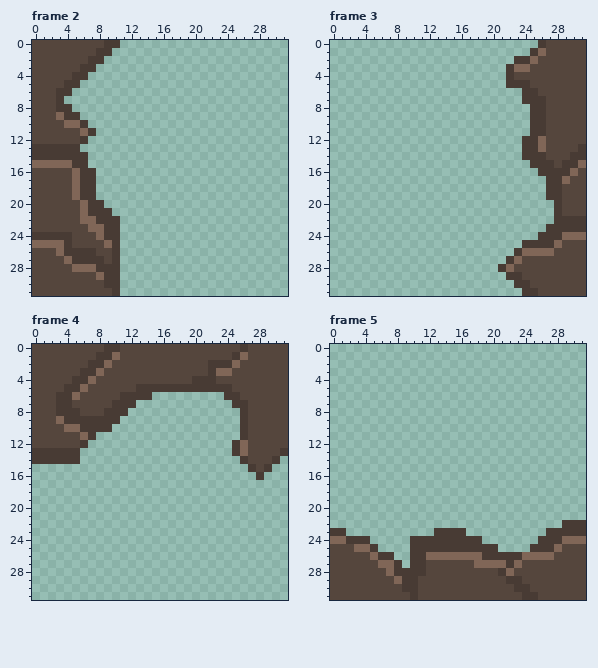
Pixel-art file: Document/Map/Back_Map5_M.aseprite. The picture above was drawn from the file before the commit.
32x32 pixels, 14 frames. Shown: frame 2, frame 3, frame 4, frame 5. The commit also changed other frames, which this record leaves out.
Now the later version:
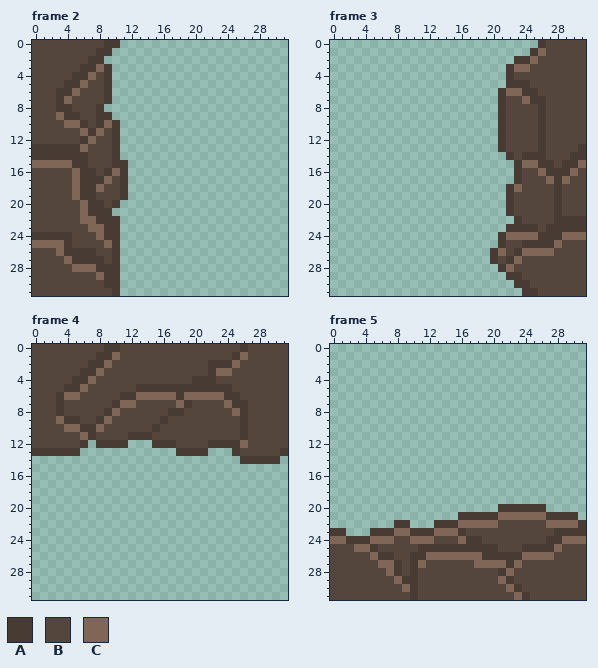
Palette (. is transparent): A #483b34  B #55463d  C #806657
Edits made:
--- frame 2
@@ x 2..13 @@
  2 BBBBBAA.....
- 3 BBBBAA......
- 4 BBBAA.......
- 5 BBAA........
- 6 BAA.........
- 7 BA..........
- 8 BAA.........
- 9 BCAA........
-10 BBCCA.......
-11 BBBBCA......
-12 BBBBA.......
-13 AAAA........
-14 AAAAA.......
-15 CCCAA.......
-16 BBBCAA......
-17 BBBCAA......
-18 BBBCAA......
-19 BBBCAA......
-20 BBBBCAA.....
+ 3 BBBBAACA....
+ 4 BBBAACBA....
+ 5 BBAACBBA....
+ 6 BAACBBBA....
+ 7 BACBBBBA....
+ 8 BAABBBA.....
+ 9 BCAABBAA....
+10 BBCCABACA...
+11 BBBBCACBA...
+12 BBBBACBBA...
+13 AAAACBBBA...
+14 AAAAABBBA...
+15 CCCAABBBAA..
+16 BBBCAABACA..
+17 BBBCAAACBA..
+18 BBBCAACBBA..
+19 BBBCAABBBA..
+20 BBBBCAABA...
 21 BBBBCAAA....
--- frame 3
@@ x 18..29 @@
  5 ....AAABBBBB
- 6 ......AABBBB
- 7 ......AAABBB
- 8 .......AABBB
- 9 .......AABBB
-10 .......AABBB
-11 .......AABBB
-12 ......AACBBB
-13 ......AACBBB
-14 ......AAABBB
-15 .......AAABA
-16 ........AAAA
-17 .........AAC
-18 .........AAB
-19 .........AAB
-20 ..........AB
-21 ..........AB
-22 ..........AA
-23 .........AAA
-24 ........AAAC
-25 ......AAAACB
-26 .....ACCCCBB
-27 ....ACBBBBBB
+ 6 ...ACCAABBBB
+ 7 ...ABBCAABBB
+ 8 ...ABBBBABBB
+ 9 ...ABBBBABBB
+10 ...ABBBBABBB
+11 ...ABBBBABBB
+12 ...ABBBBABBB
+13 ...ABBBBABBB
+14 ....ABAAABBB
+15 .....ACCAABA
+16 .....ABBCAAA
+17 .....ABBBCAC
+18 ....ACBBBBAB
+19 ....ABBBBBAB
+20 ....ABBBBBAB
+21 ....ABBBBBAB
+22 .....ABBBBAA
+23 ....AAAABAAA
+24 ...ACCCCAAAC
+25 ...ABBAAAACB
+26 ..ACBACCCCBB
+27 ..ABACBBBBBB
 28 ...ACBBBBBBB
--- frame 4
@@ x 0..31 @@
  5 BBBBAACBBBBBBAAAAAAAAAAAABBBBBBB
- 6 BBBAACBBBBBAAAA.........AABBBBBB
- 7 BBBAABBBBBAAA............AABBBBB
- 8 BBBAAABBBAAA..............ABBBBB
- 9 BBBCAAAAAAA...............ABBBBB
-10 BBBBCCAAAA................ABBBBB
-11 BBBBBBCA..................ABBBBB
-12 BBBBBBA..................ACBBBBB
-13 AAAAAA...................ACBBBBA
-14 AAAAAA....................ABBBA.
-15 ...........................ABA..
-16 ............................A...
+ 6 BBBACCBBBBBAACCCCCACCCCCAABBBBBB
+ 7 BBBABBBBBBACCBBBBBCABBBBCAABBBBB
+ 8 BBBABBBBBACBBBBBBAABBBBBBCABBBBB
+ 9 BBBCAABBACBBBBBBABBBBBBBBBABBBBB
+10 BBBBCCAACBBBBBBABBBBBBBBBBABBBBB
+11 BBBBBBCABBBBAAABBBBBBBBBBBABBBBB
+12 BBBBBBA.AAAA...AAABBBBAAAACBBBBB
+13 AAAAAA............AAAA...ABBBBBA
+14 ..........................AAAAA.
+15 ................................
+16 ................................
 17 ................................
--- frame 5
@@ x 0..31 @@
 19 ................................
-20 ................................
-21 ................................
-22 .............................AAA
-23 AA...........AAAA..........AAAAA
-24 CCAAA.....AAAAAAAAA.......AAACCC
-25 BBBCCA....AAAAAAAAAAA....AAACBBB
-26 BBBBBCAA..AACCCCCCCAAAAACCCCBBBB
-27 BBBBBBCCA.AABBBBBBCCCCACBBBBBBBB
-28 BBBBBBBCAAAABBBBBBBBBACBBBBBBBBB
-29 BBBBBBBBCAABBBBBBBBBBBAABBBBBBBB
-30 BBBBBBBBBAABBBBBBBBBBBBAABBBBBBB
-31 BBBBBBBBBBABBBBBBBBBBBBBAABBBBBB
+20 .....................AAAAAA.....
+21 ................AAAAACCCCCCAAAA.
+22 ........AA...AAACCCCCBBBBBBCCCCA
+23 AA...AAACCAAACCCABBBBBBBBBBBAAAA
+24 CCAAACCCBBCCCBBBCAABBBBBBBBAACCC
+25 BBBCCABBBBBAAAAAAAAAABBBAAAACBBB
+26 BBBBBCAABBAACCCCCCCAAAAACCCCBBBB
+27 BBBBBBCCABACBBBBBBCCCCACBBBBBBBB
+28 BBBBBBBCABABBBBBBBBBBACBBBBBBBBB
+29 BBBBBBBBCAABBBBBBBBBBCABBBBBBBBB
+30 BBBBBBBBBCABBBBBBBBBBBCABBBBBBBB
+31 BBBBBBBBBBABBBBBBBBBBBBCABBBBBBB
Boxes around the changes in both pictures, in picture pixels (x1, y1, x2, y2):
added: (64, 64, 128, 208)
changed: (490, 88, 554, 264)
changed: (32, 392, 272, 480)
changed: (370, 504, 578, 600)
